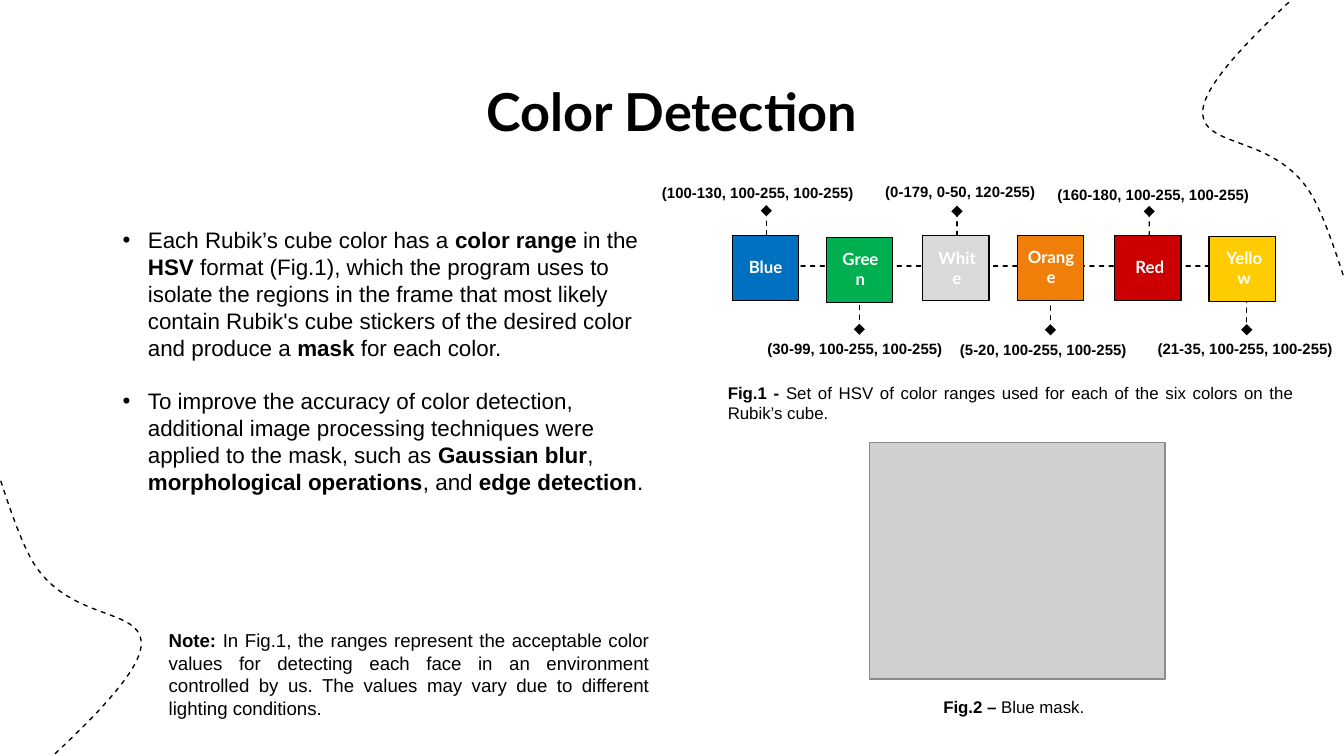
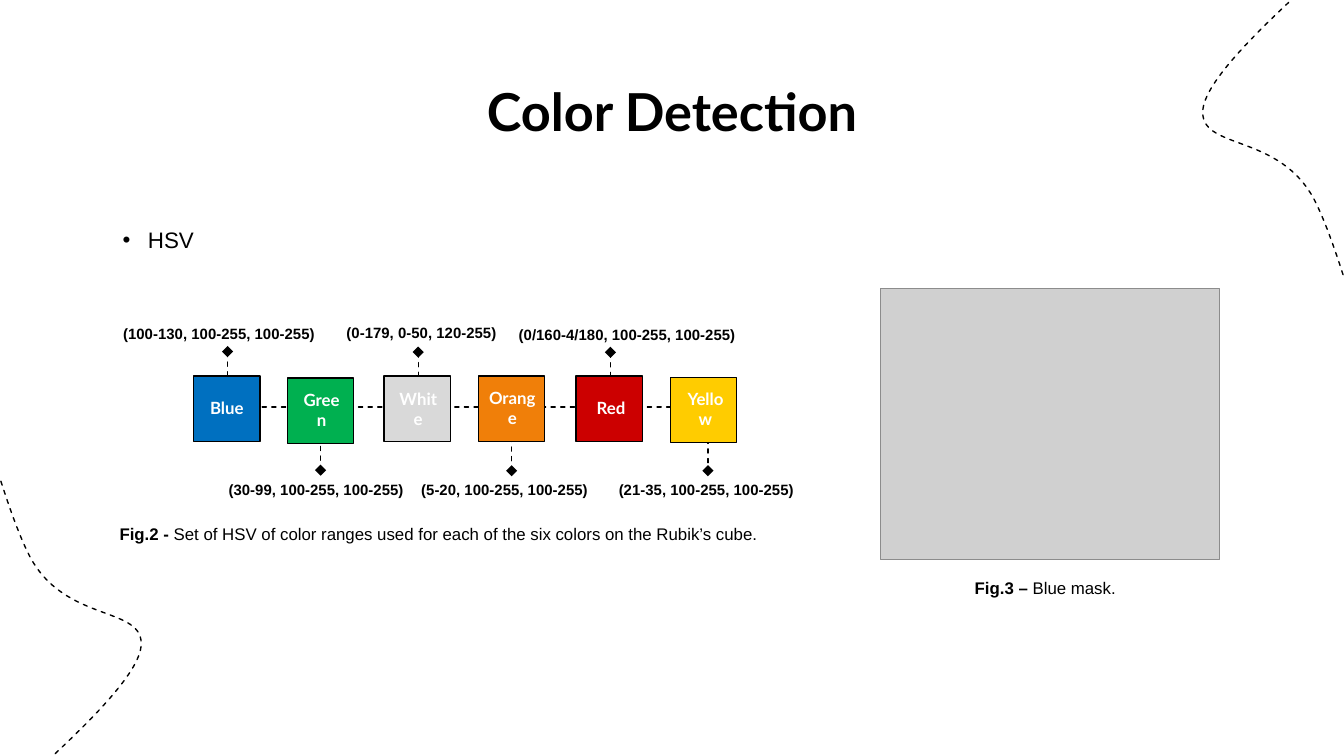
Before and after one commit to DanielaTomas/FCUP-VC, a slide deck: slide 4 of docs/Rubiks Cube Solver.pptx. Drawn at 1344x756 pixels with LibreOffice and Linux fonts; fonts in the diff are those of the drawing; grey boxes stand for pictures. Boxes give left, top, right and bottom in pixels: in the first picture for what was removed or moved away, otherwise in the second. Text is boxed around its words. In the diff, an @@ line names an element or a change of style, - is before the commit and + after.

Commit message:
some changes; update ppt

```diff
--- a/docs/Rubiks Cube Solver.pptx
+++ b/docs/Rubiks Cube Solver.pptx
@@ text at (148,232,194,249): text changed @@
-• Each Rubik’s cube color has a color range in the HSV format (Fig.1), which the program uses to isolate the regions in the frame that most likely contain Rubik's cube stickers of the desired color and produce a mask for each color.
-• To improve the accuracy of color detection, additional image processing techniques were applied to the mask, such as Gaussian blur, morphological operations, and edge detection.
+• HSV
@@ picture: place and size @@
-picture at (870,442,1165,679)
+picture at (880,289,1219,560)
@@ subtitle at (519,329,735,343): text changed @@
-(160-180, 100-255, 100-255)
+(0/160-4/180, 100-255, 100-255)
@@ rectangle: place and size @@
-rectangle at (1114,235,1180,301)
+rectangle at (577,376,642,442)
@@ title "Red": place and size @@
-title "Red" at (1135,260,1164,273)
+title "Red" at (597,401,626,414)
@@ 6 arrows, 5 subtitles, 5 titles, 5 rectangles, 1 line: place and size @@
-6 arrows, 5 subtitles, 5 titles, 5 rectangles, 1 line at (662,186,1332,358)
+6 arrows, 5 subtitles, 5 titles, 5 rectangles, 1 line at (123,327,794,498)
@@ text at (120,527,757,544): text changed @@
-Fig.1 - Set of HSV of color ranges used for each of the six colors on the Rubik’s cube.
+Fig.2 - Set of HSV of color ranges used for each of the six colors on the Rubik’s cube.
@@ text at (975,581,1116,598): text changed @@
-Fig.2 – Blue mask.
+Fig.3 – Blue mask.
@@ text removed at (169,633,649,719) @@
-Note: In Fig.1, the ranges represent the acceptable color values for detecting each face in an environment controlled by us. The values may vary due to different lighting conditions.
```
Also in this commit, not shown: 3 other slides changed, 2 slides added, 3 other files.
